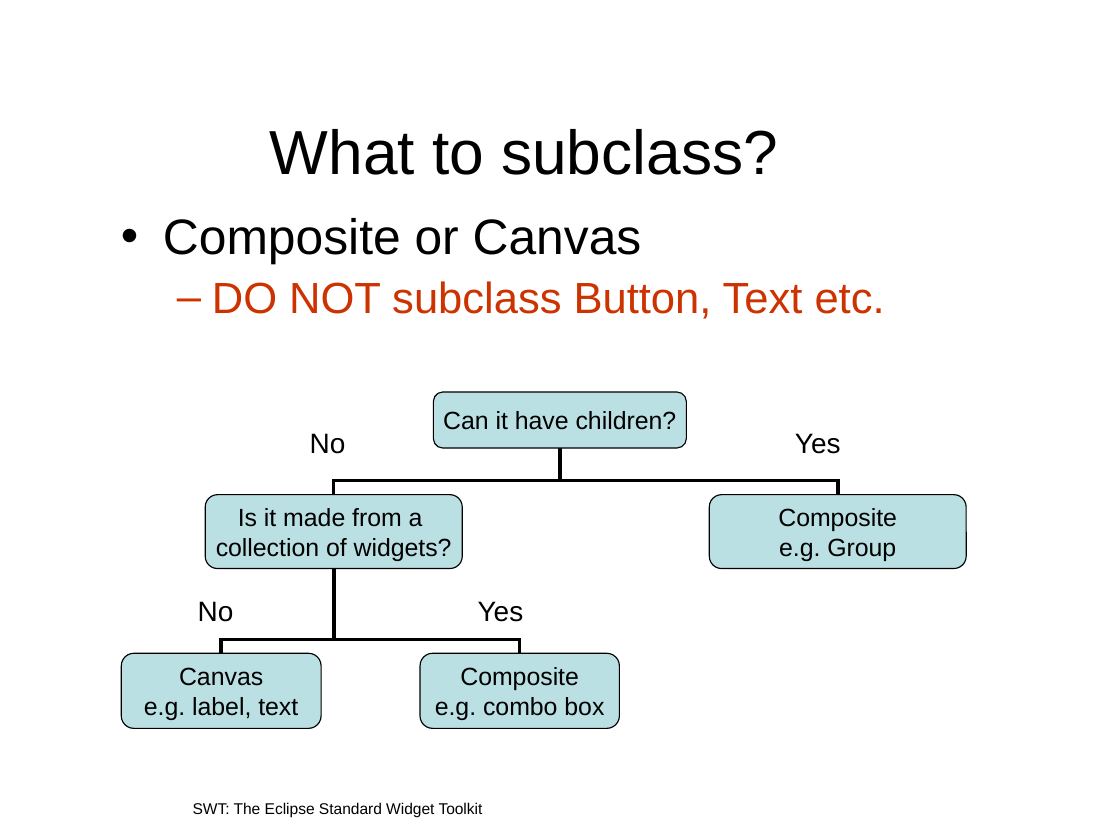
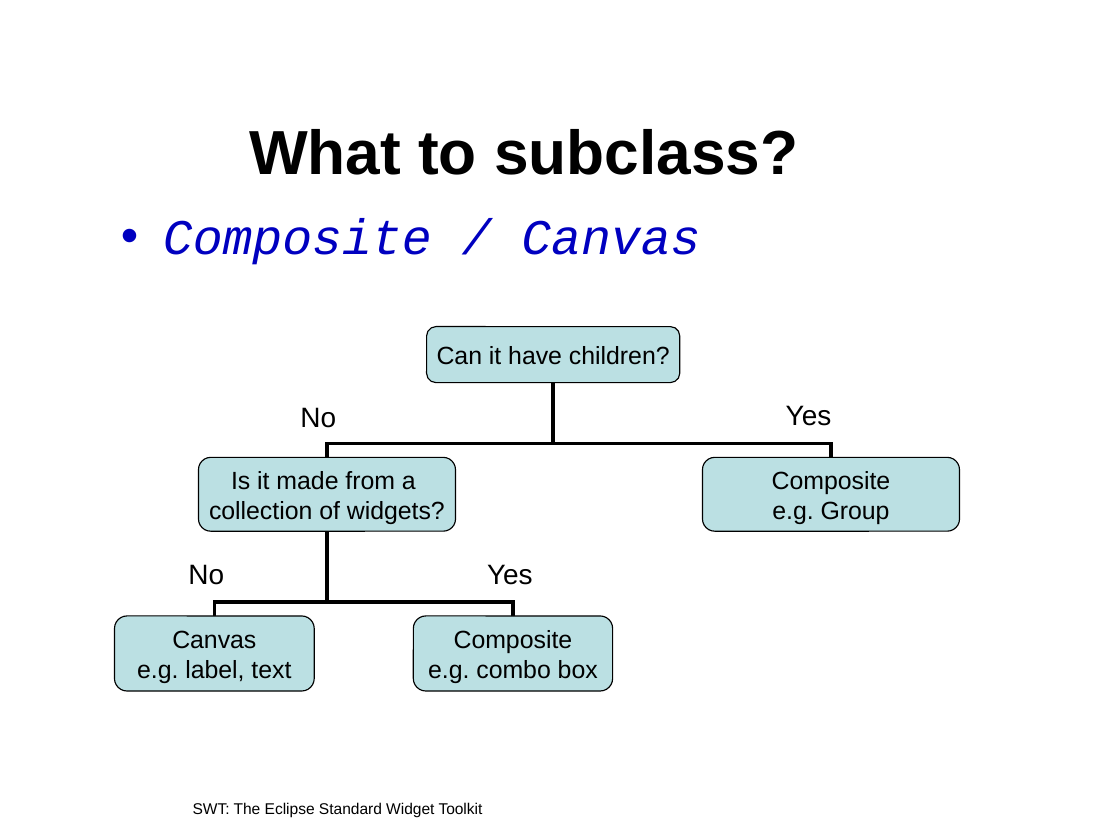
Before and after one commit to eclipse-platform/www.eclipse.org-eclipse, a slide deck: slide 12 of tutorials/oopsla2005/t22-irvine.ppt (slide 7 before the commit). Drawn at 1120x840 pixels with LibreOffice and Linux fonts; fonts in the diff are those of the drawing; background and template pictures are left out. Boxes give left, top, right and bottom in pixels: in the first picture for what was removed or moved away, otherwise in the second. Text is boxed around its words. In the diff, an @@ line names an element or a change of style, - is before the commit and + after.

```diff
--- a/tutorials/oopsla2005/t22-irvine.ppt
+++ b/tutorials/oopsla2005/t22-irvine.ppt
@@ title "What to subclass?" at (x1=249, y1=129, x2=798, y2=175): bold on @@
@@ text at (x1=163, y1=218, x2=700, y2=265): text changed; size 28 to 32 pt; font Arial to Courier New; text colour #CC3300 to #0000C0; italic on @@
-• Composite or Canvas
-  – DO NOT subclass Button, Text etc.
+• Composite / Canvas
@@ rounded rectangle "Can it have children?" moved from (x1=433, y1=392, x2=687, y2=448) to (x1=427, y1=327, x2=680, y2=383) @@
@@ elbow line moved from (334, 495) - (560, 448) to (327, 457) - (553, 383) @@
@@ elbow line moved from (838, 495) - (560, 448) to (831, 457) - (553, 383) @@
@@ text "No" moved from (x1=310, y1=433, x2=346, y2=454) to (x1=300, y1=407, x2=336, y2=428) @@
@@ text "Yes" moved from (x1=795, y1=433, x2=841, y2=454) to (x1=786, y1=405, x2=832, y2=426) @@
@@ 2 rounded rectangles, 2 elbow lines moved together from (x1=205, y1=495, x2=965, y2=653) to (x1=198, y1=457, x2=960, y2=616) @@
@@ text "No" moved from (x1=198, y1=601, x2=234, y2=622) to (x1=188, y1=564, x2=224, y2=585) @@
@@ text "Yes" moved from (x1=478, y1=601, x2=524, y2=622) to (x1=487, y1=564, x2=533, y2=585) @@
@@ rounded rectangle "Canvas" moved from (x1=121, y1=653, x2=320, y2=728) to (x1=114, y1=616, x2=314, y2=691) @@
@@ rounded rectangle "Composite" moved from (x1=420, y1=653, x2=619, y2=728) to (x1=413, y1=616, x2=613, y2=691) @@
```
Also in this commit, not shown: 61 other slides changed, 20 slides added, 18 slides removed, 2 other files.
